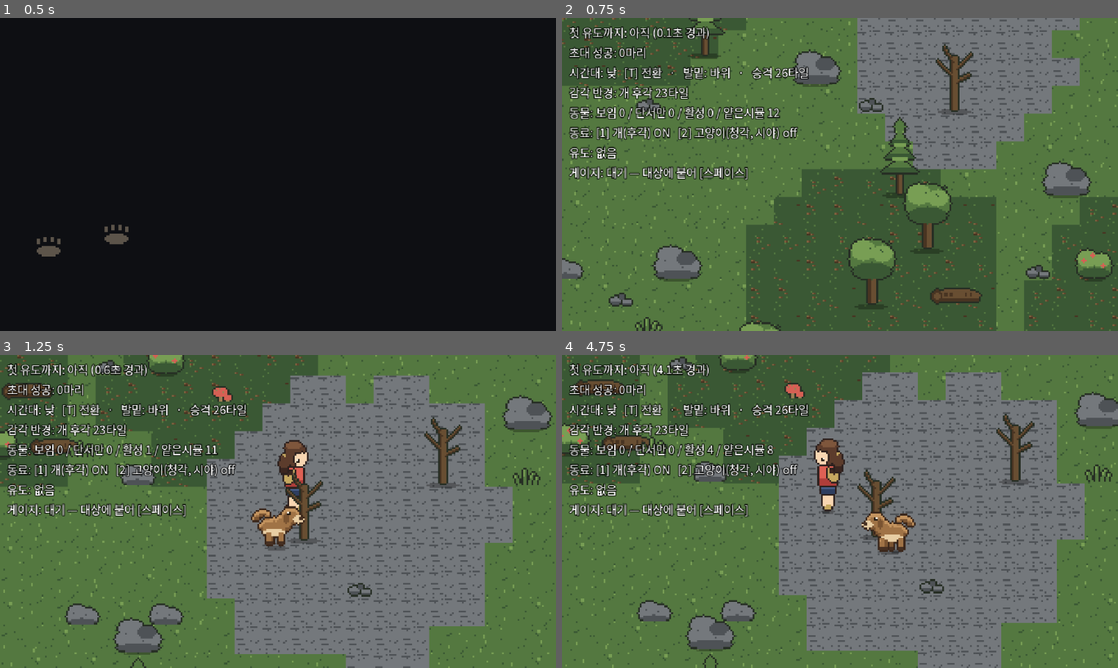
Above: before the commit, frames 1-4 (two rows, left to right).
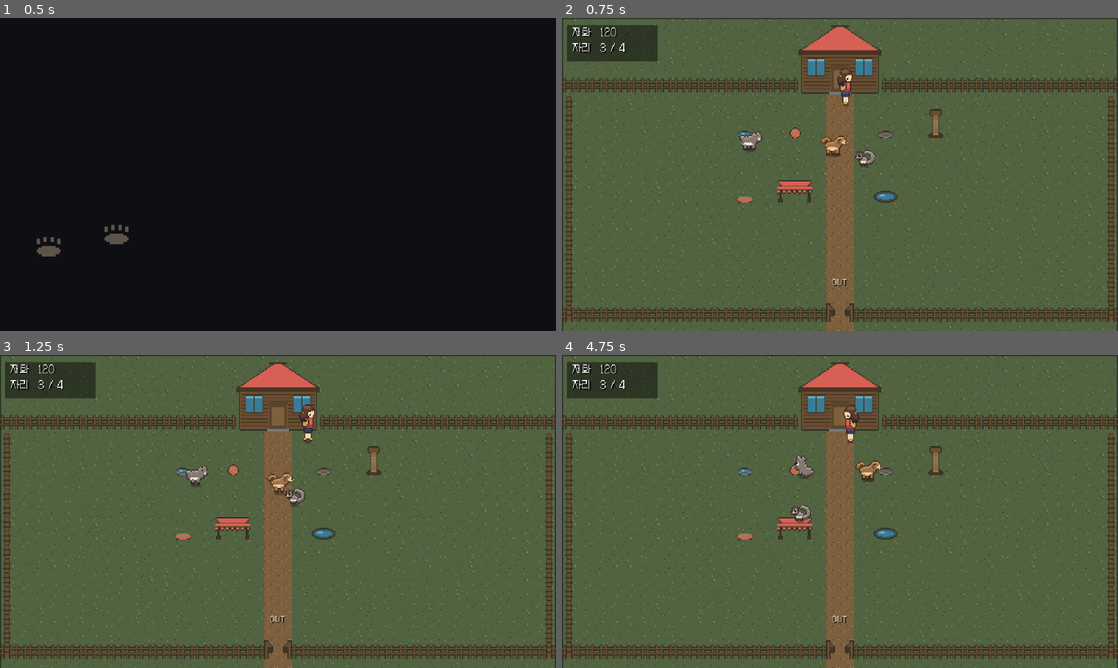
Above: after the commit, the same moments.

Repository: MarcLJLee/everden
Game: Godot game, scene res://scenes/ui/Boot.tscn
Two runs of this game, one before a commit and one after it. Both use one fixed random seed, a clock stepped at 60 frames per second and the inputs below.
Inputs (mouse positions are in pixels of both pictures, inside the frame that each line leads up to):
- Up to frame 1 (0.5 s): no input
- Up to frame 2 (0.75 s): tap Enter (ui_accept) at 0.5 s; move the mouse to (962, 158) at 0.52 s; hold D (move_right) from 0.53 s (still down); tap Space (interact) at 0.6 s; click (962, 158) at 0.67 s
- Up to frame 3 (1.25 s): keep holding D (move_right); tap Enter (ui_accept) at 0.77, 0.8, 1.07 s
- Up to frame 4 (4.75 s): move the mouse to (728, 527) at 1.27 s; release D (move_right) at 1.28 s; hold S (move_down) 1.28-2.03 s; tap Enter (ui_accept) at 1.35, 1.52, 1.82, 2.3, 3.02, 3.32, 3.6, 3.77, 4.07, 4.52 s; click (728, 527) at 1.42 s; tap Space (interact) at 1.55, 2.1, 2.85, 4.35 s; move the mouse to (895, 442) at 2.02 s; hold D (move_right) 2.03-2.78 s; click (895, 442) at 2.17 s; move the mouse to (812, 574) at 2.77 s; hold W (move_up) 2.78-3.53 s; click (812, 574) at 2.92 s; move the mouse to (1006, 558) at 3.52 s; hold A (move_left) from 3.53 s (still down); click (1006, 558) at 3.67 s; move the mouse to (673, 464) at 4.27 s; click (673, 464) at 4.42 s

Frame 1 is identical in both runs. In frame 2, 41% of the frame differs, in the area x 0-100%, y 0-100%; in frame 3, 57%; in frame 4, 57%.

Commit message:
집(사파리 층)과 타이틀 진입 정리
설계 세션 회신(sprites/구현세션-회신.txt)에서 어긴 것을 바로잡고, BRIEF §2.7 의 집을 만들었다.

타이틀
- logo_screen.png · title_screen.png 은 검수용이라 게임에서 읽지 않는다.
  부팅에서 쓰던 합성 스틸 폴백을 뺐다 — 조각이 없으면 로고를 건너뛴다.
- 동무 후보를 title.json 의 candidates 에서 읽는다. available 이 진실의 출처라
  엔진이 따로 판단하면 출처가 둘이 된다.
- 후보의 animation 을 재생한다 (고양이만 special — 앉아서 앞발 든 프레임).
- 순서를 뒤집었다: 지형을 먼저 고르고 그 지형에 사는 종을 고른다.
- 데모가 아니므로 NEW GAME 으로 돌아가고, 들어가는 곳은 필드가 아니라 집이다.

집 (scripts/home/, scenes/home/Home.tscn)
- 마당을 울타리가 두르고 집이 위쪽 담장을 대신한다. 문에서 대문까지 흙길,
  대문은 열려 있다 — 닫힌 문은 "못 나간다"로 읽힌다.
- 사물 7종을 home.json 의 for_tags 로 임자를 정해 놓는다. 새 열거형을 만들지 않는다.
- ★ 사물이 새 동작을 요구하지 않는다. 사물 옆에서 그 동물의 기존 특징 동작이
  재생된다 — 종×사물로 만들면 49벌이 된다. 사물은 자리와 태그만 준다.
- HUD 는 재화와 자리 둘뿐. 배고픔·청결·기분 게이지를 두지 않는다.
- 대문으로 걸어 나가면 필드다.

Control 의 _draw 문제를 세 번째로 만났다 — 이번엔 draw_string 이었다.
글리프도 텍스처라 통짜 사각형이 된다. HUD 글자를 Label 노드로 옮겼고 RUN.md 에 적었다.

회귀 88개 통과.

Co-Authored-By: Claude Opus 5 <noreply@anthropic.com>

Diff:
--- /dev/null
+++ b/scenes/home/Home.tscn
@@ -0,0 +1,45 @@
+[gd_scene load_steps=3 format=3]
+
+[ext_resource type="Script" path="res://scripts/home/Home.gd" id="1_home"]
+[ext_resource type="Script" path="res://scripts/field/Ground.gd" id="2_ground"]
+
+[node name="Home" type="Control"]
+anchors_preset = 15
+anchor_right = 1.0
+anchor_bottom = 1.0
+grow_horizontal = 2
+grow_vertical = 2
+mouse_filter = 2
+script = ExtResource("1_home")
+
+[node name="World" type="Node2D" parent="."]
+
+[node name="Ground" type="Node2D" parent="World"]
+script = ExtResource("2_ground")
+
+[node name="Yard" type="Node2D" parent="World"]
+
+[node name="Actors" type="Node2D" parent="World"]
+y_sort_enabled = true
+
+[node name="Hud" type="Control" parent="."]
+anchors_preset = 15
+anchor_right = 1.0
+anchor_bottom = 1.0
+grow_horizontal = 2
+grow_vertical = 2
+mouse_filter = 2
+
+[node name="Coins" type="Label" parent="Hud"]
+offset_left = 12.0
+offset_top = 10.0
+offset_right = 130.0
+offset_bottom = 26.0
+mouse_filter = 2
+
+[node name="Seats" type="Label" parent="Hud"]
+offset_left = 12.0
+offset_top = 28.0
+offset_right = 130.0
+offset_bottom = 44.0
+mouse_filter = 2
--- a/scenes/ui/Boot.tscn
+++ b/scenes/ui/Boot.tscn
@@ -19,13 +19,3 @@
 grow_vertical = 2
 mouse_filter = 2
 color = Color(0.054902, 0.0588235, 0.0745098, 1)
-
-[node name="Logo" type="TextureRect" parent="."]
-anchors_preset = 15
-anchor_right = 1.0
-anchor_bottom = 1.0
-grow_horizontal = 2
-grow_vertical = 2
-mouse_filter = 2
-expand_mode = 1
-stretch_mode = 5
--- /dev/null
+++ b/scripts/home/Home.gd
@@ -0,0 +1,179 @@
+## 집 화면 — 게임을 켜면 처음 서는 곳. (BRIEF §2.7)
+##
+## 나간다 → 만난다 → 데려온다 → **집이 달라진다.** 집이 없으면
+## "데려온다"가 어디로 가는지가 화면에 없다.
+##
+## ★ **집은 보는 곳이지 해야 하는 곳이 아니다.**
+##   HUD 는 재화와 자리 둘뿐이다. 배고픔·청결·기분 게이지를 두지 않는다 —
+##   그게 생기는 순간 집이 할 일 목록이 되고 "수집이 벌이 되면 안 된다"를 어긴다.
+extends Control
+
+const ACTOR_SCENE := "res://scenes/actors/Actor.tscn"
+const TUNING_PATH := "res://tuning/field_tuning.tres"
+const FIELD_SCENE := "res://scenes/field/Field.tscn"
+const HANGUL_FONT := "res://fonts/Galmuri11.ttf"
+
+@onready var _world: Node2D = $World
+@onready var _ground: Node2D = $World/Ground
+@onready var _yard_nodes: Node2D = $World/Yard
+@onready var _actors: Node2D = $World/Actors
+@onready var _hud: Control = $Hud
+@onready var _coin_label: Label = $Hud/Coins
+@onready var _seat_label: Label = $Hud/Seats
+
+var schema: TagSchema = null
+var tuning: FieldTuning = null
+var terrain := TerrainMap.new()
+var yard := HomeYard.new()
+var player: Actor = null
+## 마당에 놓인 사물. [{ name, for_tags, price, position, node }]
+var objects: Array = []
+## 여기 사는 동물들
+var residents: Array = []
+
+## 재화와 자리 — HUD 는 이 둘뿐이다
+var coins := 120
+var seats := 4
+
+var _rng := RandomNumberGenerator.new()
+var _leaving := false
+
+
+func _ready() -> void:
+	_rng.randomize()
+	var result := DataLoader.load_all(true)
+	schema = result.schema
+	tuning = load(TUNING_PATH)
+
+	var screen := Vector2i(640, 360)
+	var tiles := Vector2i(ceili(screen.x / float(tuning.tile_size)), ceili(screen.y / float(tuning.tile_size)))
+	var view: FieldTuning = tuning.duplicate()
+	view.map_size = tiles
+	terrain.generate(tiles, view.tile_size, {}, _rng)
+	terrain.fill("초원")
+	_ground.setup(view, terrain)
+
+	if yard.load_data():
+		yard.build(_yard_nodes, screen, view.tile_size)
+		_place_objects()
+	_spawn_residents(result.species, view)
+	_spawn_player(view)
+	_hud.draw.connect(_hud_draw)
+	for label in [_coin_label, _seat_label]:
+		if ResourceLoader.exists(HANGUL_FONT):
+			label.add_theme_font_override("font", load(HANGUL_FONT))
+		label.add_theme_font_size_override("font_size", 11)
+		label.add_theme_color_override("font_shadow_color", Color(0, 0, 0, 0.85))
+		label.add_theme_constant_override("shadow_offset_x", 1)
+		label.add_theme_constant_override("shadow_offset_y", 1)
+
+
+# --- 사물 — 사서 놓는다 -----------------------------------------------------
+
+## 자리는 흙길을 피해 좌우로 나눈다. 길 위에 놓으면 나가는 길이 막힌 것처럼 보인다.
+func _place_objects() -> void:
+	var defined: Dictionary = yard.data.get("objects", {})
+	var slots := _object_slots(defined.size())
+	var index := 0
+	for name in defined:
+		var entry: Dictionary = defined[name]
+		var texture := yard._texture(String(entry.get("file", "")))
+		if texture == null or index >= slots.size():
+			continue
+		var node := Sprite2D.new()
+		node.texture = texture
+		node.centered = false
+		# 앵커는 바닥 중앙 — 액터·프롭과 같은 규칙이다
+		var at: Vector2 = slots[index]
+		node.position = (at - Vector2(texture.get_width() * 0.5, texture.get_height())).round()
+		_actors.add_child(node)
+		objects.append({
+			"name": String(name),
+			"for_tags": entry.get("for_tags", []),
+			"price": int(entry.get("price", 0)),
+			"position": at,
+			"node": node,
+		})
+		index += 1
+
+
+func _object_slots(count: int) -> Array:
+	var slots: Array = []
+	var rows := 2
+	var per_row := int(ceil(count / float(rows)))
+	for row in rows:
+		for column in per_row:
+			var left: bool = column % 2 == 0
+			var lane := yard.gate.x + (-1.0 if left else 1.0) * (52.0 + int(column / 2) * 58.0)
+			slots.append(Vector2(lane, yard.yard.position.y + 46.0 + row * 74.0))
+	return slots
+
+
+# --- 동물 ------------------------------------------------------------------
+
+func _spawn_residents(species_by_id: Dictionary, view: FieldTuning) -> void:
+	for id in species_by_id:
+		var species: Dictionary = species_by_id[id]
+		if not SpriteLibrary.has_art(id):
+			continue
+		var actor: Actor = load(ACTOR_SCENE).instantiate()
+		_actors.add_child(actor)
+		actor.setup(species, schema, view, _rng)
+		actor.speed_tiles = view.wild_speed
+		actor.bounds = yard.yard
+		actor.position = Vector2(
+			_rng.randf_range(yard.yard.position.x + 24, yard.yard.end.x - 24),
+			_rng.randf_range(yard.yard.position.y + 12, yard.yard.end.y - 12))
+		var resident := Resident.new()
+		resident.actor = actor
+		resident.tags = Resident.tags_of(species)
+		residents.append(resident)
+
+
+func _spawn_player(view: FieldTuning) -> void:
+	var config := {
+		"id": "player", "name": "나", "diet": "잡식", "activity": "주행성",
+		"size_class": "중", "senses": [], "traits": [],
+		"stats_range": {"sense_range": [1.0, 1.0], "charm": [1.0, 1.0]},
+		"sprite_set": {"eye_style": "round", "head_anchor": [16, 3]},
+	}
+	player = load(ACTOR_SCENE).instantiate()
+	_actors.add_child(player)
+	player.setup(config, schema, view, _rng)
+	player.speed_tiles = view.move_speed
+	player.bounds = Rect2(yard.yard.position, yard.yard.size + Vector2(0, 26))
+	player.position = yard.door + Vector2(0, 12)
+
+
+func _process(delta: float) -> void:
+	if _leaving:
+		return
+	player.move_vector = Input.get_vector("move_left", "move_right", "move_up", "move_down")
+	for resident in residents:
+		resident.update(delta, objects, yard.yard, _rng)
+	_check_gate()
+	_refresh_hud()
+	_hud.queue_redraw()
+
+
+## 대문으로 걸어 나가면 필드다. 열린 문이 곧 안내다 — 따로 묻지 않는다.
+func _check_gate() -> void:
+	if player.position.distance_to(yard.gate) > 18.0:
+		return
+	_leaving = true
+	get_tree().change_scene_to_file.call_deferred(FIELD_SCENE)
+
+
+# --- HUD — 재화와 자리 둘뿐 ---------------------------------------------------
+
+## ⚠️ 글자·아이콘은 **노드**로 둔다. Control 의 _draw 에서 draw_string 을 쓰면
+## 글리프가 통짜 사각형이 된다 (텍스처를 그리는 것과 같은 문제다 — RUN.md 참조).
+## _draw 에는 도형만 남긴다.
+func _hud_draw() -> void:
+	_hud.draw_rect(Rect2(6, 8, 104, 42), Color(0, 0, 0, 0.45))
+	BitmapFont5.draw(_hud, "OUT", yard.gate + Vector2(-9, -34), Color(0.92, 0.90, 0.84, 0.85), 1)
+
+
+func _refresh_hud() -> void:
+	_coin_label.text = "재화  %d" % coins
+	_seat_label.text = "자리  %d / %d" % [residents.size(), seats]
--- /dev/null
+++ b/scripts/home/HomeYard.gd
@@ -0,0 +1,117 @@
+## 집 — 마당을 짓는다. (BRIEF §2.7 · home/home.json)
+##
+## 640×360 한 화면. 마당을 울타리가 두르고 **집이 위쪽 담장을 대신한다.**
+## 집 문에서 대문까지 흙길이 곧게 나 있고 **대문은 열려 있다** —
+## 닫힌 문은 "못 나간다"로 읽힌다. 나가는 곳이 어디인지가 화면에 보여야 한다.
+class_name HomeYard
+extends RefCounted
+
+const ART_ROOT := "res://sprites/extracted/"
+const DATA_PATH := "res://sprites/extracted/home/home.json"
+const DIRT := "res://sprites/extracted/terrain/extra/dirt.png"
+
+var data := {}
+## 마당 안쪽(동물이 돌아다닐 수 있는 곳). 픽셀.
+var yard := Rect2()
+## 대문 한가운데. 여기로 나간다.
+var gate := Vector2.ZERO
+var door := Vector2.ZERO
+
+
+func load_data() -> bool:
+	if not FileAccess.file_exists(DATA_PATH):
+		return false
+	var parsed = JSON.parse_string(FileAccess.get_file_as_string(DATA_PATH))
+	if typeof(parsed) != TYPE_DICTIONARY:
+		return false
+	data = parsed
+	return true
+
+
+## 바닥 → 흙길 → 울타리 → 집 순서로 얹는다. 전부 parent 의 자식이 된다.
+func build(parent: Node2D, screen: Vector2i, tile: int) -> void:
+	var house_size := _size(data.get("house", {}).get("size", [96, 80]))
+	var door_x := float(data.get("house", {}).get("door_x", 48))
+
+	var fence_h := _texture(String(data.get("fence", {}).get("h", "")))
+	var fence_v := _texture(String(data.get("fence", {}).get("v", "")))
+	var fence_gate := _texture(String(data.get("fence", {}).get("gate", "")))
+	var post := fence_h.get_width() if fence_h != null else tile
+
+	var house_at := Vector2(round((screen.x - house_size.x) * 0.5), 8.0)
+	door = Vector2(house_at.x + door_x, house_at.y + house_size.y)
+	gate = Vector2(door.x, screen.y - 26.0)
+
+	# 마당 안쪽 — 집 아래부터 대문 줄까지
+	yard = Rect2(post, door.y + 4, screen.x - post * 2, gate.y - door.y - 8)
+
+	_path(parent, screen, tile)
+	_fence(parent, screen, house_at, house_size, fence_h, fence_v, fence_gate, post)
+	_house(parent, house_at)
+
+
+## 흙길 — 문에서 대문까지 곧게. 길이 있으면 어디로 나가는지 묻지 않아도 안다.
+func _path(parent: Node2D, screen: Vector2i, tile: int) -> void:
+	if not ResourceLoader.exists(DIRT):
+		return
+	var dirt: Texture2D = load(DIRT)
+	var columns := 2
+	var left := door.x - columns * tile * 0.5
+	var y := door.y - tile
+	while y < screen.y:
+		for i in columns:
+			var patch := Sprite2D.new()
+			patch.texture = dirt
+			patch.centered = false
+			patch.position = Vector2(left + i * tile, y)
+			parent.add_child(patch)
+		y += tile
+
+
+func _fence(parent: Node2D, screen: Vector2i, house_at: Vector2, house_size: Vector2,
+		fence_h: Texture2D, fence_v: Texture2D, fence_gate: Texture2D, post: int) -> void:
+	var bottom := screen.y - 30
+	# 위 — 집이 담장을 대신하므로 집 좌우만 두른다
+	var x := 0
+	while x < screen.x:
+		var covered: bool = x + post > house_at.x and x < house_at.x + house_size.x
+		if not covered:
+			_put(parent, fence_h, Vector2(x, house_at.y + house_size.y - 22))
+		x += post
+	# 아래 — 가운데를 비우고 대문을 놓는다. **대문은 열려 있다.**
+	var gate_half := (fence_gate.get_width() if fence_gate != null else 32) * 0.5
+	x = 0
+	while x < screen.x:
+		if absf(x + post * 0.5 - gate.x) > gate_half + 2:
+			_put(parent, fence_h, Vector2(x, bottom))
+		x += post
+	_put(parent, fence_gate, Vector2(gate.x - gate_half, bottom - 2))
+	# 옆
+	var y := int(house_at.y + house_size.y)
+	while y < bottom:
+		_put(parent, fence_v, Vector2(0, y))
+		_put(parent, fence_v, Vector2(screen.x - post, y))
+		y += post
+
+
+func _house(parent: Node2D, at: Vector2) -> void:
+	_put(parent, _texture(String(data.get("house", {}).get("file", ""))), at)
+
+
+func _put(parent: Node2D, texture: Texture2D, at: Vector2) -> void:
+	if texture == null:
+		return
+	var sprite := Sprite2D.new()
+	sprite.texture = texture
+	sprite.centered = false
+	sprite.position = at.round()
+	parent.add_child(sprite)
+
+
+func _texture(relative: String) -> Texture2D:
+	var path := ART_ROOT + relative
+	return load(path) if not relative.is_empty() and ResourceLoader.exists(path) else null
+
+
+static func _size(value: Array) -> Vector2:
+	return Vector2(float(value[0]), float(value[1]))
--- /dev/null
+++ b/scripts/home/Resident.gd
@@ -0,0 +1,87 @@
+## 집에 사는 동물 하나. (BRIEF §2.7)
+##
+## ★ **사물이 새 동작을 요구하지 않는다.** 종 × 사물로 놀이 동작을 만들면
+##   7종 × 7사물 = 49벌이 된다. 사물은 **자리와 태그만 제공하고 동작은 동물이 들고 온다** —
+##   공 옆에서는 개가 꼬리를 흔들고, 긁는기둥 옆에서는 고양이가 몸을 턴다.
+##   그래서 여기서 재생하는 것은 그 동물의 기존 특징 동작뿐이다.
+class_name Resident
+extends RefCounted
+
+## 사물 옆에 머무는 시간. 아이가 "쟤가 공 갖고 논다"를 알아볼 만큼은 길어야 한다.
+const PLAY_MIN := 3.0
+const PLAY_MAX := 7.0
+const WANDER_MIN := 1.5
+const WANDER_MAX := 4.0
+
+var actor: Actor = null
+var tags: Array = []          ## 이 동물이 가진 태그 전부 (temperament · diet · behavior_tags)
+var target = null             ## 지금 향하는 사물 (Dictionary) 또는 null
+var _timer := 0.0
+var _playing := false
+var _goal := Vector2.ZERO
+
+
+static func tags_of(species: Dictionary) -> Array:
+	var out: Array = [species.get("temperament", ""), species.get("diet", "")]
+	for stage in species.get("growth", []):
+		for tag in stage.get("behavior_tags", []):
+			out.append(String(tag))
+	return out
+
+
+## 이 동물이 이 사물을 쓰는가. for_tags 가 비어 있으면 누구나 쓴다.
+func uses(object_tags: Array) -> bool:
+	if object_tags.is_empty():
+		return true
+	for tag in object_tags:
+		if String(tag) in tags:
+			return true
+	return false
+
+
+func update(delta: float, objects: Array, yard: Rect2, rng: RandomNumberGenerator) -> void:
+	_timer -= delta
+	if _playing:
+		# 사물 옆에서 자기 특징 동작을 재생한다. 사물은 동작을 갖고 있지 않다.
+		actor.move_vector = Vector2.ZERO
+		actor.play_special = true
+		if _timer <= 0.0:
+			_playing = false
+			actor.play_special = false
+			_choose(objects, yard, rng)
+		return
+
+	var to_goal := _goal - actor.position
+	if to_goal.length() <= 6.0:
+		if target != null:
+			_playing = true
+			_timer = rng.randf_range(PLAY_MIN, PLAY_MAX)
+			actor.look_direction = (target["position"] as Vector2) - actor.position
+		else:
+			_choose(objects, yard, rng)
+		return
+	actor.move_vector = to_goal.normalized()
+	if _timer <= 0.0:
+		_choose(objects, yard, rng)
+
+
+## 반은 사물로, 반은 아무 데나. 늘 사물만 찾아가면 마당이 기계처럼 보인다.
+func _choose(objects: Array, yard: Rect2, rng: RandomNumberGenerator) -> void:
+	actor.play_special = false
+	actor.look_direction = Vector2.ZERO
+	var mine: Array = []
+	for entry in objects:
+		if uses(entry["for_tags"]):
+			mine.append(entry)
+	if not mine.is_empty() and rng.randf() < 0.65:
+		target = mine[rng.randi_range(0, mine.size() - 1)]
+		# 사물 옆에 선다 — 위에 겹쳐 서면 사물이 가려진다
+		var side := -1.0 if rng.randf() < 0.5 else 1.0
+		_goal = (target["position"] as Vector2) + Vector2(side * 16.0, 2.0)
+		_timer = rng.randf_range(6.0, 12.0)
+	else:
+		target = null
+		_goal = Vector2(rng.randf_range(yard.position.x + 16, yard.end.x - 16),
+			rng.randf_range(yard.position.y + 8, yard.end.y - 8))
+		_timer = rng.randf_range(WANDER_MIN, WANDER_MAX)
+	_goal = _goal.clamp(yard.position + Vector2(12, 6), yard.end - Vector2(12, 6))
--- a/scripts/ui/Boot.gd
+++ b/scripts/ui/Boot.gd
@@ -9,15 +9,13 @@
 
 const DATA_PATH := "res://sprites/extracted/ui/logo.json"
 const ART_ROOT := "res://sprites/extracted/"
-const STILL_PATH := "res://sprites/extracted/ui/logo_screen.png"
-const FIELD_SCENE := "res://scenes/ui/Title.tscn"
+const NEXT_SCENE := "res://scenes/ui/Title.tscn"
 
 ## 마지막 프레임에서 머무는 시간. json 의 시퀀스가 끝난 뒤다.
 @export var hold_after := 0.7
 @export var fade_out := 0.45
 
 @onready var _background: ColorRect = $Background
-@onready var _still: TextureRect = $Logo
 
 var _frame_seconds := 0.08
 var _sequence_frames := 32
@@ -32,7 +30,9 @@
 
 func _ready() -> void:
 	if not _build_from_data():
-		_use_still()
+		# logo_screen.png 은 검수용이라 게임에서 읽지 않는다.
+		# 조각이 없으면 로고를 건너뛴다 — 로고가 게임을 막지 않는다.
+		_leave()
 
 
 ## json 이 있으면 조각을 놓고 애니메이션한다. 없으면 false.
@@ -91,21 +91,6 @@
 	return sprite
 
 
-## 조각이 없으면 완성 스틸 한 장으로 떨어진다. 로고가 게임을 막지 않는다.
-func _use_still() -> void:
-	for entry in _paws:
-		entry["node"].queue_free()
-	_paws.clear()
-	if _mark != null:
-		_mark.queue_free()
-		_mark = null
-	if ResourceLoader.exists(STILL_PATH):
-		_still.texture = load(STILL_PATH)
-		_sequence_frames = 0
-	else:
-		_leave()
-
-
 func _process(delta: float) -> void:
 	if _leaving:
 		return
@@ -142,4 +127,4 @@
 	_leaving = true
 	# _ready 안에서 부를 수도 있다 (로고 파일이 없을 때). 그때 바로 바꾸면
 	# "Parent node is busy adding/removing children" 로 터진다.
-	get_tree().change_scene_to_file.call_deferred(FIELD_SCENE)
+	get_tree().change_scene_to_file.call_deferred(NEXT_SCENE)
--- a/scripts/ui/Title.gd
+++ b/scripts/ui/Title.gd
@@ -10,6 +10,8 @@
 
 const DATA_PATH := "res://sprites/extracted/ui/title.json"
 const ART_ROOT := "res://sprites/extracted/"
+## 타이틀에서 고르면 **필드가 아니라 집으로 들어온다.** (BRIEF §2.7)
+const HOME_SCENE := "res://scenes/home/Home.tscn"
 const FIELD_SCENE := "res://scenes/field/Field.tscn"
 const TUNING_PATH := "res://tuning/field_tuning.tres"
 const ACTOR_SCENE := "res://scenes/actors/Actor.tscn"
@@ -17,7 +19,8 @@
 
 ## 데모 빌드인가. 켜면 첫 항목이 DEMO 가 되고 바로 필드로 들어간다.
 ## title.json 에 items_demo 가 생기면 그쪽을 쓴다.
-@export var demo_build := true
+## 데모 빌드인가. 켜면 첫 항목이 DEMO 가 되고 곧장 필드로 들어간다.
+@export var demo_build := false
 
 ## 켜는 순간마다 배경이 달라야 하므로 시드를 고정하지 않는다.
 @onready var _world: Node2D = $World
@@ -39,6 +42,10 @@
 var terrain := TerrainMap.new()
 var companion: Actor = null
 var companion_name := ""
+## 지형을 먼저 고른다. 종은 거기 사는 것 중에서 고른다.
+var chosen_terrain := ""
+## 후보가 들고 있는 동작 이름 (고양이는 special)
+var chosen_animation := "idle"
 
 var _rng := RandomNumberGenerator.new()
 var _items: Array = []
@@ -87,9 +94,11 @@
 		return
 	companion_name = String(config.get("name", ""))
 
-	# 지형은 그 종의 habitat 에서만 뽑는다. 종 이름으로 고르지 않는다.
-	var habitats: Array = config.get("habitat", ["초원"])
-	var terrain_name := String(habitats[_rng.randi_range(0, habitats.size() - 1)])
+	# 지형은 _pick_companion 이 먼저 정했다. 못 정했으면 그 종의 habitat 에서 뽑는다.
+	var terrain_name := chosen_terrain
+	if terrain_name.is_empty():
+		var habitats: Array = config.get("habitat", ["초원"])
+		terrain_name = String(habitats[_rng.randi_range(0, habitats.size() - 1)])
 
 	var screen: Vector2i = Vector2i(data.get("canvas", [640, 360])[0], data.get("canvas", [640, 360])[1])
 	var tiles := Vector2i(ceili(screen.x / float(tuning.tile_size)), ceili(screen.y / float(tuning.tile_size)))
@@ -116,19 +125,38 @@
 	_spawn_companion(config, view)
 
 
-## 배경 지형은 **모든 종 × 모든 growth 단계** 에서 뽑는다. 종을 코드에 적지 않는다 —
-## 종이 하나 늘면 타이틀 풀도 저절로 늘어난다.
+## 동무 후보는 **title.json 의 candidates 를 그대로 읽는다.**
+## 스프라이트가 있는지(available)는 아트 쪽이 아는 것이라, 엔진이 따로 판단하면
+## 출처가 둘이 되어 언젠가 어긋난다.
+##
+## ★ 순서: **지형을 먼저 고르고 그 지형에 사는 종을 고른다.**
+##   수달을 초원에 세우면 틀린 것을 가르친다.
 func _pick_companion(species_by_id: Dictionary) -> Dictionary:
-	var pool: Array = []
-	for id in species_by_id:
-		var species: Dictionary = species_by_id[id]
-		for stage in species.get("growth", []):
-			if SpriteLibrary.has_art(id) and String(stage.get("stage", "")) == "adult":
-				pool.append(species)
-	if pool.is_empty():
-		var fallback := String(data.get("companion", {}).get("fallback", {}).get("species", "dog"))
-		return species_by_id.get(fallback, {})
-	return pool[_rng.randi_range(0, pool.size() - 1)]
+	var companion_data: Dictionary = data.get("companion", {})
+	var available: Array = []
+	for entry in companion_data.get("candidates", []):
+		if bool(entry.get("available", false)) and species_by_id.has(String(entry.get("species", ""))):
+			available.append(entry)
+	if available.is_empty():
+		var fallback: Dictionary = companion_data.get("fallback", {})
+		return species_by_id.get(String(fallback.get("species", "dog")), {})
+
+	# 지형 먼저 — 후보들이 사는 지형을 모으고 그중 하나를 고른 뒤, 거기 사는 종만 남긴다
+	var terrains := {}
+	for entry in available:
+		for habitat in species_by_id[String(entry["species"])].get("habitat", []):
+			terrains[String(habitat)] = true
+	var terrain_names: Array = terrains.keys()
+	chosen_terrain = String(terrain_names[_rng.randi_range(0, terrain_names.size() - 1)])
+
+	var living: Array = []
+	for entry in available:
+		if chosen_terrain in species_by_id[String(entry["species"])].get("habitat", []):
+			living.append(entry)
+	var picked: Dictionary = living[_rng.randi_range(0, living.size() - 1)]
+	# 고양이만 앉아서 앞발 든 프레임(special)이고 나머지는 idle 이다 — 후보가 들고 있다
+	chosen_animation = String(picked.get("animation", "idle"))
+	return species_by_id[String(picked["species"])]
 
 
 ## 시간대는 그 종의 activity 가 정한다 — 주행성 낮 · 야행성 밤 · 박명성 저녁.
@@ -151,6 +179,8 @@
 	companion.setup(config, schema, view, _rng)
 	companion.speed_tiles = 0.0
 	companion.scale = Vector2.ONE * scale
+	if chosen_animation == "special":
+		companion.play_special = true
 	# 앵커는 왼쪽 아래 — 종마다 키가 달라서 발을 기준으로 붙인다
 	companion.position = Vector2(float(anchor[0]) + companion.canvas.x * scale * 0.5, float(anchor[1]))
 
@@ -308,8 +338,10 @@
 			if _has_save():
 				_ask("new_game", item)
 			else:
-				get_tree().change_scene_to_file(FIELD_SCENE)
-		"CONTINUE", "DEMO":
+				get_tree().change_scene_to_file(HOME_SCENE)
+		"CONTINUE":
+			get_tree().change_scene_to_file(HOME_SCENE)
+		"DEMO":
 			get_tree().change_scene_to_file(FIELD_SCENE)
 		"SETTING":
 			_state = State.SETTING
@@ -354,7 +386,7 @@
 		if _confirm_action == "EXIT":
 			get_tree().quit()
 		else:
-			get_tree().change_scene_to_file(FIELD_SCENE)
+			get_tree().change_scene_to_file(HOME_SCENE)
 
 
 ## 문구는 한글이다 — 첫 플레이어가 EXIT 도 NEW GAME 도 못 읽는다.
--- a/tools/smoke_test.gd
+++ b/tools/smoke_test.gd
@@ -38,6 +38,7 @@
 	await _test_reveal(field)
 	await _test_animation_set(field)
 	await _test_art_wiring(field)
+	await _test_home()
 	await _test_boot()
 	await _test_sense_reach(field)
 	await _test_eyeshine(field)
@@ -289,6 +290,61 @@
 	await process_frame
 
 
+## 집 — 사파리 층. 설계 규칙이 코드에서 유지되는지만 본다. (BRIEF §2.7)
+func _test_home() -> void:
+	var home: Control = load("res://scenes/home/Home.tscn").instantiate()
+	root.add_child(home)
+	await process_frame
+	await process_frame
+
+	_check("마당에 사물이 놓인다", home.objects.size() > 0, str(home.objects.size()))
+
+	# ★ 사물은 새 열거형을 만들지 않는다. for_tags 의 값이 전부 tags.json 에 이미 있다.
+	var known := {}
+	for field_name in ["temperament", "diet", "behavior_tags", "habitat", "social", "noise"]:
+		for value in home.schema.allowed(field_name):
+			known[String(value)] = true
+	var invented := PackedStringArray()
+	for entry in home.objects:
+		for tag in entry["for_tags"]:
+			if not known.has(String(tag)):
+				invented.append("%s:%s" % [entry["name"], tag])
+	_check("사물이 새 태그를 만들지 않는다", invented.is_empty(), ", ".join(invented))
+
+	# for_tags 가 비면 누구나, 아니면 하나라도 겹치는 동물이 쓴다
+	var open_to_all := 0
+	var matched := 0
+	for entry in home.objects:
+		if entry["for_tags"].is_empty():
+			open_to_all += 1
+		for resident in home.residents:
+			if resident.uses(entry["for_tags"]):
+				matched += 1
+	_check("태그 없는 사물은 누구나 쓴다", open_to_all > 0)
+	_check("태그가 맞는 동물이 사물을 쓴다", matched > 0, str(matched))
+
+	# ★ HUD 는 재화와 자리 둘뿐이다. 배고픔·청결·기분 게이지가 생기면 집이 할 일 목록이 된다.
+	var labels := 0
+	for child in home.get_node("Hud").get_children():
+		if child is Label:
+			labels += 1
+	_check("HUD 는 두 줄뿐이다 (재화·자리)", labels == 2, str(labels))
+
+	# ★ 사물이 새 동작을 요구하지 않는다 — 재생하는 것은 그 동물의 기존 특징 동작뿐
+	var resident: Resident = home.residents[0]
+	resident.target = home.objects[0]
+	resident._playing = true
+	resident._timer = 1.0
+	resident.update(0.016, home.objects, home.yard.yard, RandomNumberGenerator.new())
+	_check("사물 옆에서 그 동물의 기존 동작이 재생된다", resident.actor.play_special)
+	_check("사물이 자기 동작을 들고 있지 않다", not home.objects[0].has("animation"))
+
+	_check("대문이 마당 아래 한가운데에 있다",
+		absf(home.yard.gate.x - 320.0) < 24.0 and home.yard.gate.y > home.yard.yard.end.y)
+	home.queue_free()
+	await process_frame
+
+
 ## 부팅 화면 — 제작사 로고. 씬을 바꾸는 코드라 트리에 넣지 않고 계약만 확인한다.
 func _species_habitats(title) -> Array:
 	for id in DataLoader.load_all(false).species:
@@ -325,9 +381,15 @@
 	await process_frame
 	_check("타이틀 메뉴에 CONTINUE 가 없다 (세이브가 없으므로)",
 		not ("CONTINUE" in title._items), str(title._items))
-	# 데모 빌드는 새 게임이 아니라 필드 한 조각을 보여준다 — 없는 것을 약속하지 않는다
-	_check("데모 빌드의 첫 항목은 DEMO 다",
-		title.demo_build and title._items[0] == "DEMO", str(title._items))
+	# 데모 빌드는 새 게임이 아니라 필드 한 조각을 보여준다 — 없는 것을 약속하지 않는다.
+	# 데모가 아니면 NEW GAME 이고, 들어가는 곳은 필드가 아니라 집이다 (BRIEF §2.7).
+	_check("데모 여부에 따라 첫 항목이 갈린다",
+		title._items[0] == ("DEMO" if title.demo_build else "NEW GAME"),
+		"demo=%s %s" % [title.demo_build, title._items])
+	_check("타이틀에서 고르면 집으로 들어간다",
+		ResourceLoader.exists(title.HOME_SCENE))
+	_check("동무 후보는 title.json 의 candidates 에서 온다",
+		not title.data.get("companion", {}).get("candidates", []).is_empty())
 	_check("타이틀이 종의 habitat 에서 지형을 뽑는다",
 		title.terrain.at_tile(Vector2i(2, 2)) in _species_habitats(title))
 	_check("확인 창의 기본 선택은 안전한 쪽",
Not shown, added: scripts/home/Home.gd.uid
Not shown, added: scripts/home/HomeYard.gd.uid
Not shown, added: scripts/home/Resident.gd.uid
Not shown, removed: tools/_art4.gd.uid
Not shown, removed: tools/_cap13.gd.uid
Not shown, added: tools/_cap15.gd.uid
Not shown, removed: tools/_cap5.gd.uid
Not shown, removed: tools/_cap6.gd.uid
Not shown, removed: tools/_dbg4.gd.uid
Not shown, changed: RUN.md
